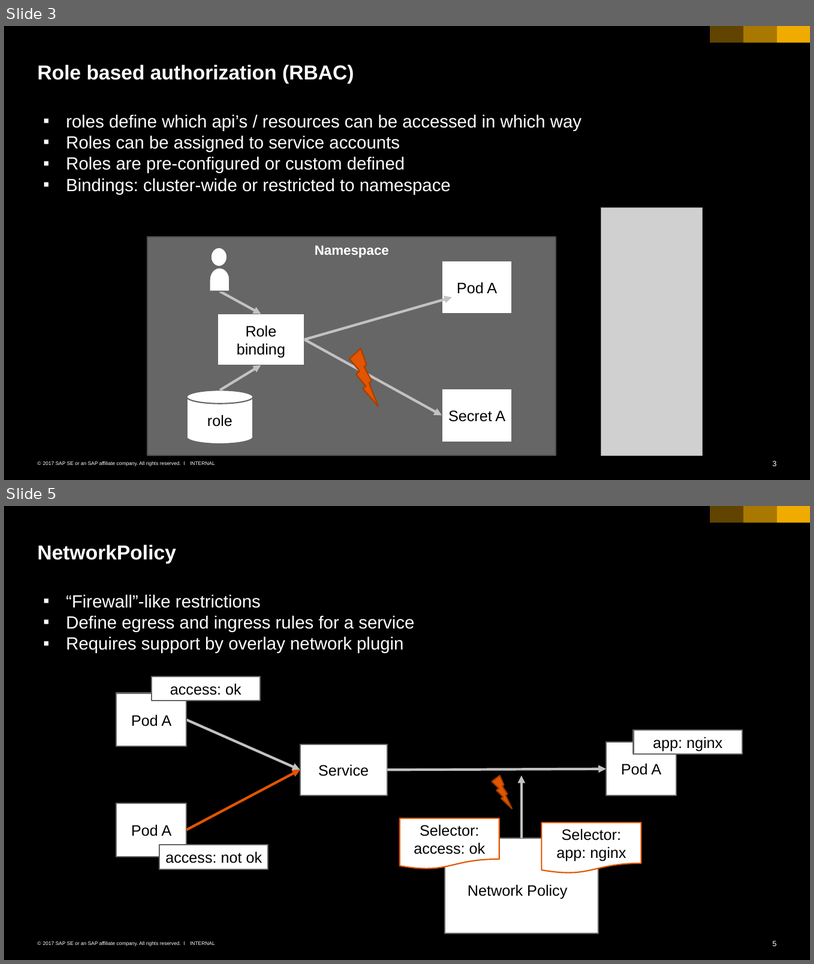
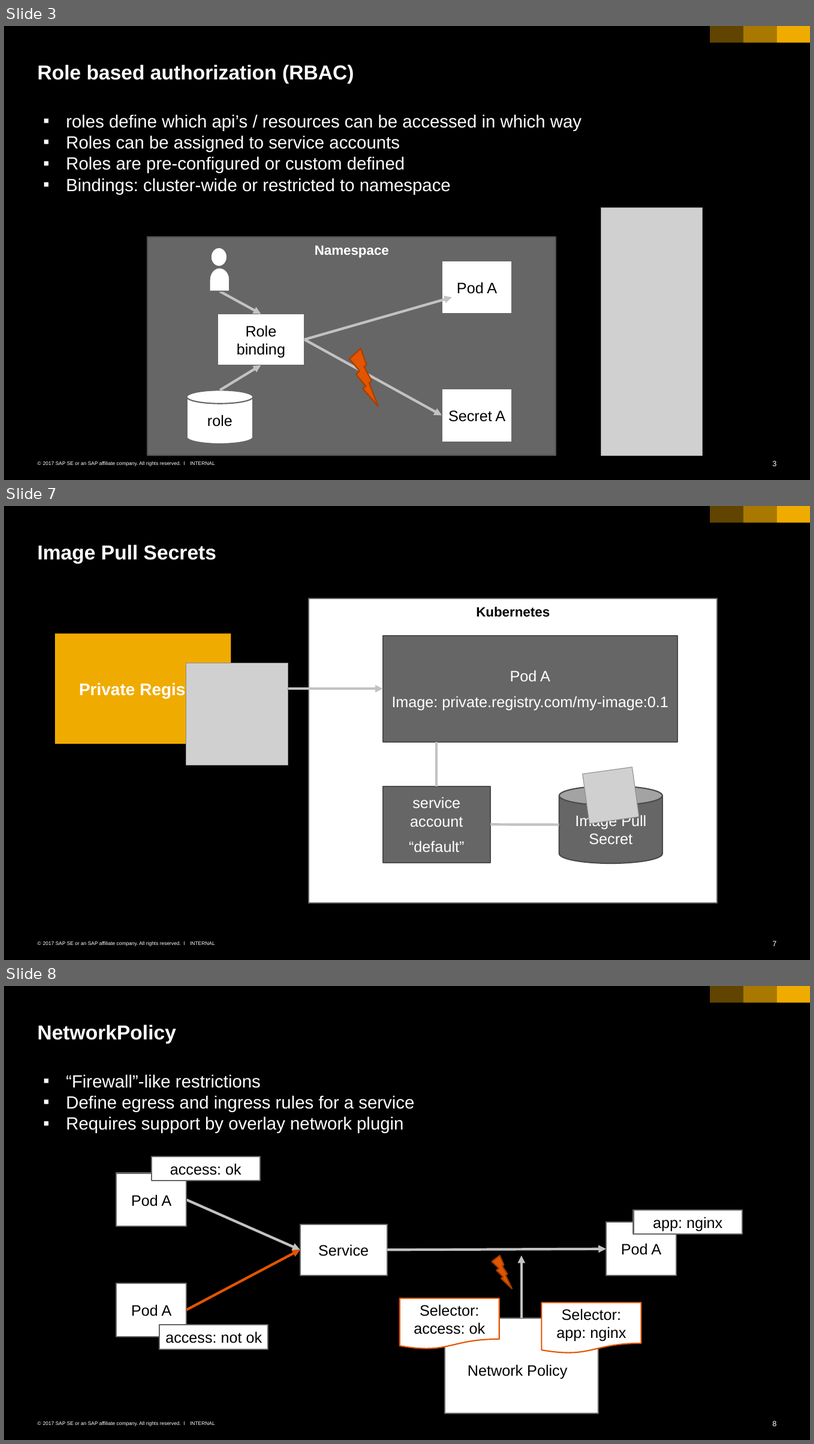
Before and after one commit to cuijiyao01/docker-k8s-training, a slide deck: kubernetes/08_administration.pptx. Shown one above the other, each under a label of ours: slides 3 and 5 before the commit, slides 3, 7 and 8 after it; the slides between them are not shown. The pictures are 814x964 and 814x1444 pixels, drawn with LibreOffice and Linux fonts; fonts in the diff are those of the drawing; grey boxes stand for pictures. Boxes give left, top, right and bottom in pixels: in the first picture for what was removed or moved away, otherwise in the second. Text is boxed around its words. In the diff, an @@ line names an element or a change of style, - is before the commit and + after.

Commit message:
added image pull secrets

```diff
--- a/kubernetes/08_administration.pptx
+++ b/kubernetes/08_administration.pptx
@@ slide 7 added at <box>4,506,810,960</box>, background #000000; not listed: 6 template elements that a slide beside it also shows @@
@@ title added at <box>38,544,216,564</box>, 24 pt, text #FFFFFF, bold @@
+Image Pull Secrets
@@ rectangle added at <box>309,598,717,903</box>, fill #FFFFFF, outline #666666 1.5 pt, 16 pt, text #000000, bold @@
+Kubernetes
@@ rectangle added at <box>56,634,231,744</box>, fill #F0AB00, 20 pt, text #FFFFFF, bold @@
+Private Registry
@@ rectangle added at <box>383,636,678,741</box>, fill #666666, outline #4B4B4B 1.5 pt, 18 pt, text #FFFFFF @@
+Pod A
+Image: private.registry.com/my-image:0.1
@@ picture added at <box>186,663,288,765</box> @@
@@ double arrow added from (231, 688) to (383, 688), #C2C2C2 3 pt @@
@@ line added from (437, 742) to (437, 786), #C2C2C2 3 pt @@
@@ picture added at <box>583,767,639,823</box> @@
@@ rectangle added at <box>383,786,491,862</box>, fill #666666, outline #4B4B4B 1.5 pt, 18 pt, text #FFFFFF @@
+service account
+“default”
@@ cylinder added at <box>560,786,663,863</box>, fill #666666, outline #4B4B4B 1.5 pt, 18 pt, text #FFFFFF @@
+Image Pull Secret
@@ line added from (491, 824) to (560, 824), #C2C2C2 3 pt @@
@@ what was slide 5 is now slide 8 @@
@@ page number at <box>773,1420,777,1426</box>: text changed @@
-5
+8
```
Also in this commit, not shown: 2 other slides added.
